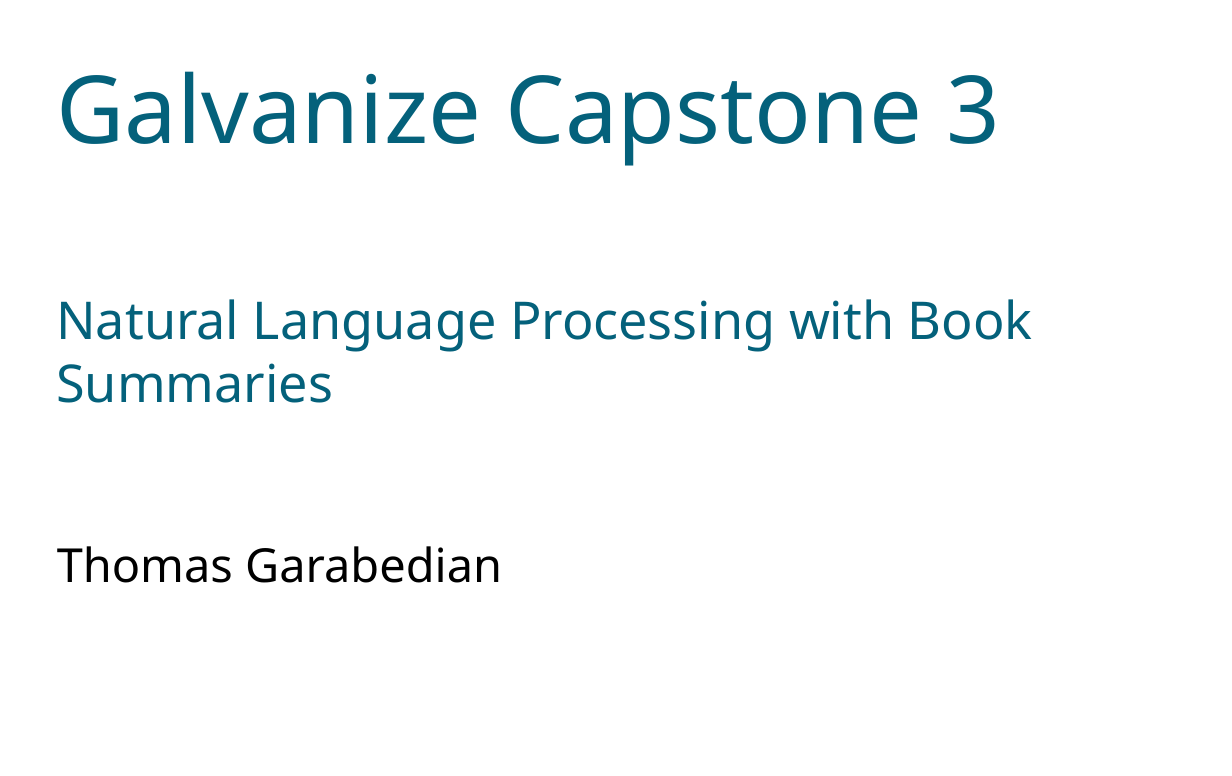
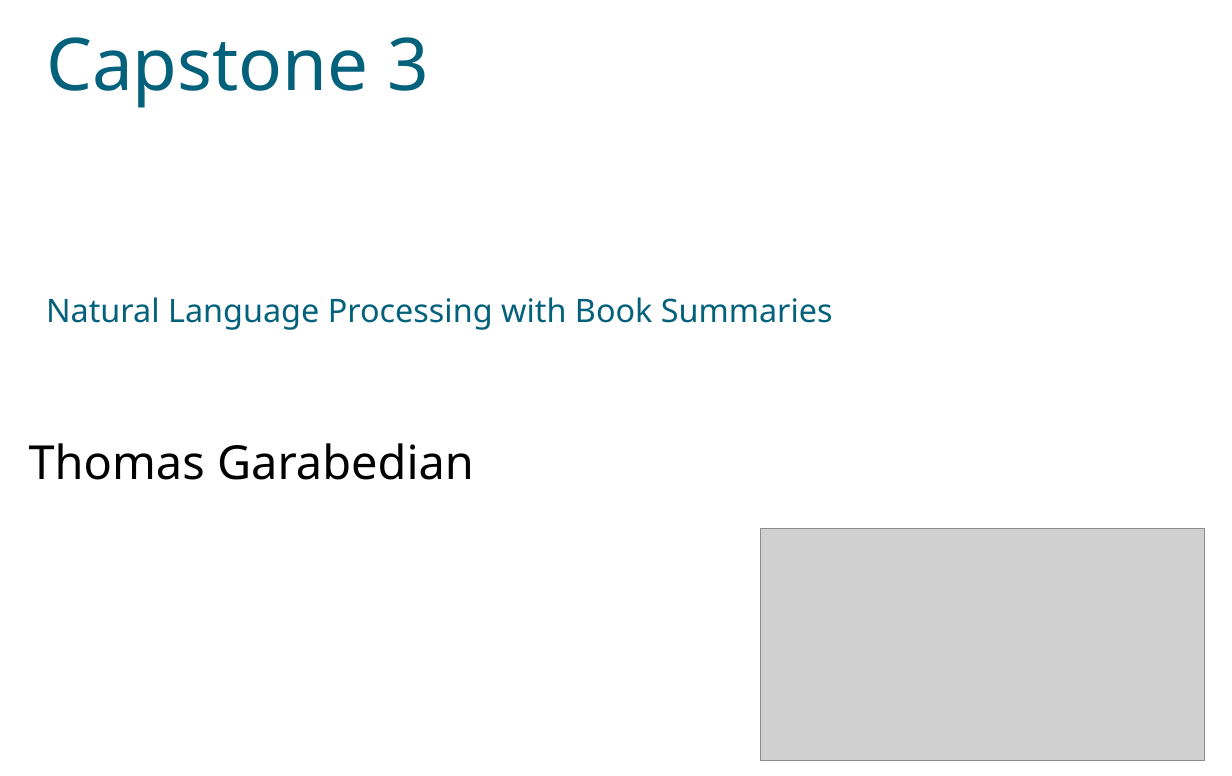
Before and after one commit to gr8willi35/DSI_CS3, a slide deck: slide 1 of Book Summary NLP Presentation.odp. Drawn at 1232x776 pixels with LibreOffice and Linux fonts; fonts in the diff are those of the drawing; grey boxes stand for pictures; background and template pictures are left out. Boxes give left, top, right and bottom in pixels: in the first picture for what was removed or moved away, otherwise in the second. Text is boxed around its words. In the diff, an @@ line names an element or a change of style, - is before the commit and + after.

```diff
--- a/Book Summary NLP Presentation.odp
+++ b/Book Summary NLP Presentation.odp
@@ title at box(46, 37, 833, 330): text changed; size 40 to 24.8 pt @@
-Galvanize Capstone 3
-Natural Language Processing with Book Summaries
+Capstone 3
+Natural Language Processing with Book Summaries
@@ subtitle "Thomas Garabedian": place and size @@
-subtitle "Thomas Garabedian" at box(57, 546, 502, 583)
+subtitle "Thomas Garabedian" at box(29, 443, 474, 480)
@@ picture added at box(761, 529, 1205, 761) @@
```
Also in this commit, not shown: 6 other slides changed, 1 slide added, 5 slides removed, 18 other files.
